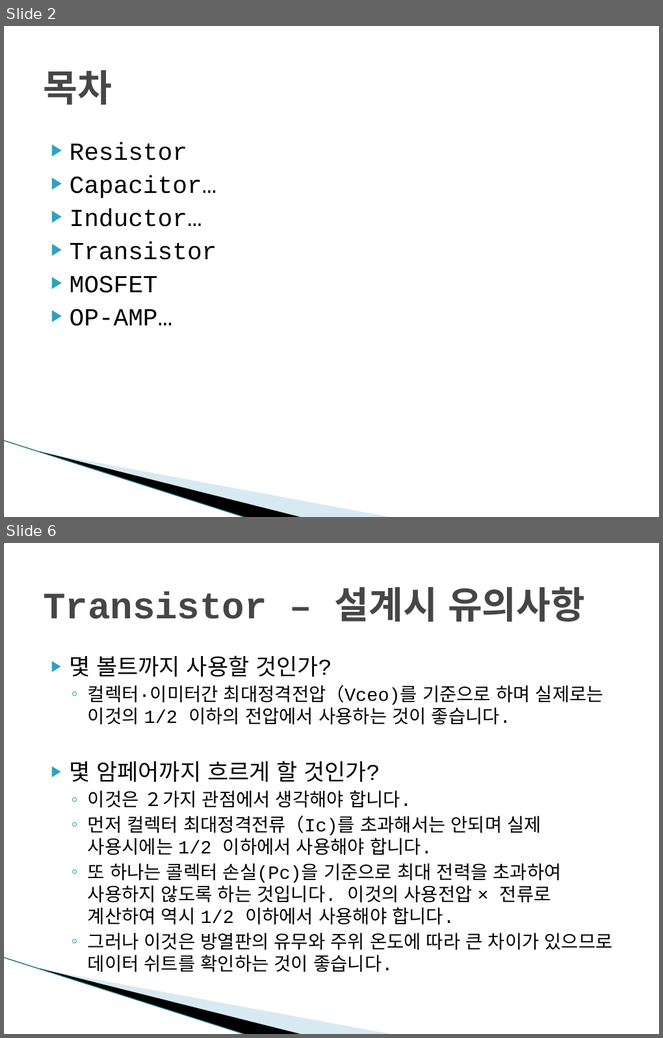
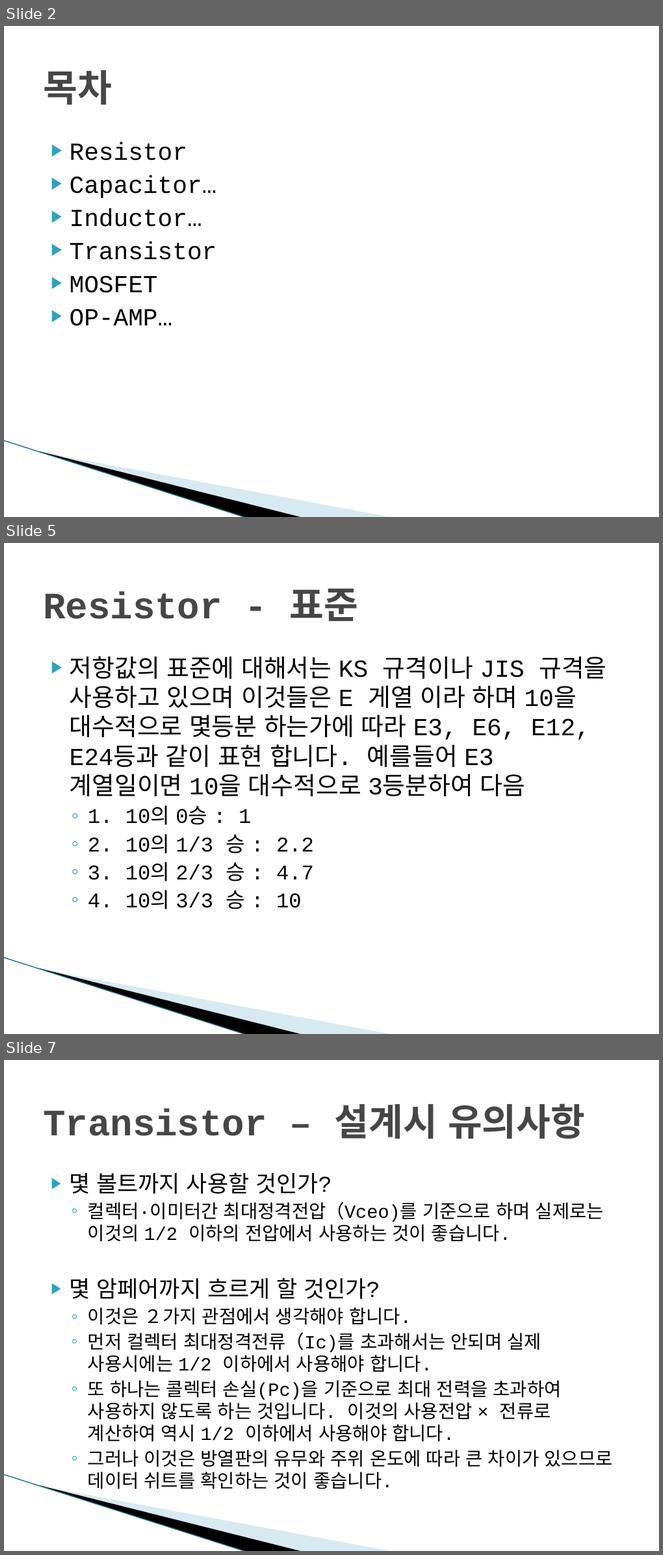
Before and after one commit to zerosaeng2/doc, a slide deck: EET. Presentation & Summary/회로설계.pptx. Shown one above the other, each under a label of ours: slides 2 and 6 before the commit, slides 2, 5 and 7 after it; the slides between them are not shown. The pictures are 663x1038 and 663x1555 pixels, drawn with LibreOffice and Linux fonts; fonts in the diff are those of the drawing; background and template pictures are left out. Boxes give left, top, right and bottom in pixels: in the first picture for what was removed or moved away, otherwise in the second. Text is boxed around its words. In the diff, an @@ line names an element or a change of style, - is before the commit and + after.

```diff
--- a/EET. Presentation & Summary/회로설계.pptx
+++ b/EET. Presentation & Summary/회로설계.pptx
@@ slide 5 added at [4,543,659,1034], background #FFFFFF; not listed: 3 template elements that a slide beside it also shows @@
@@ title added at [43,589,359,621], 41 pt, text #464646, bold @@
+Resistor - 표준
@@ text added at [70,656,607,910], 27 pt, text #000000 @@
+▶ 저항값의 표준에 대해서는 KS 규격이나 JIS 규격을 사용하고 있으며 이것들은 E 게열 이라 하며 10을 대수적으로 몇등분 하는가에 따라 E3, E6, E12, E24등과 같이 표현 합니다. 예를들어 E3 계열일이면 10을 대수적으로 3등분하여 다음
+  ◦ 1. 10의 0승 : 1
+  ◦ 2. 10의 1/3 승 : 2.2
+  ◦ 3. 10의 2/3 승 : 4.7
+  ◦ 4. 10의 3/3 승 : 10
@@ what was slide 6 is now slide 7 @@
```
Also in this commit, not shown: 3 slides changed.
